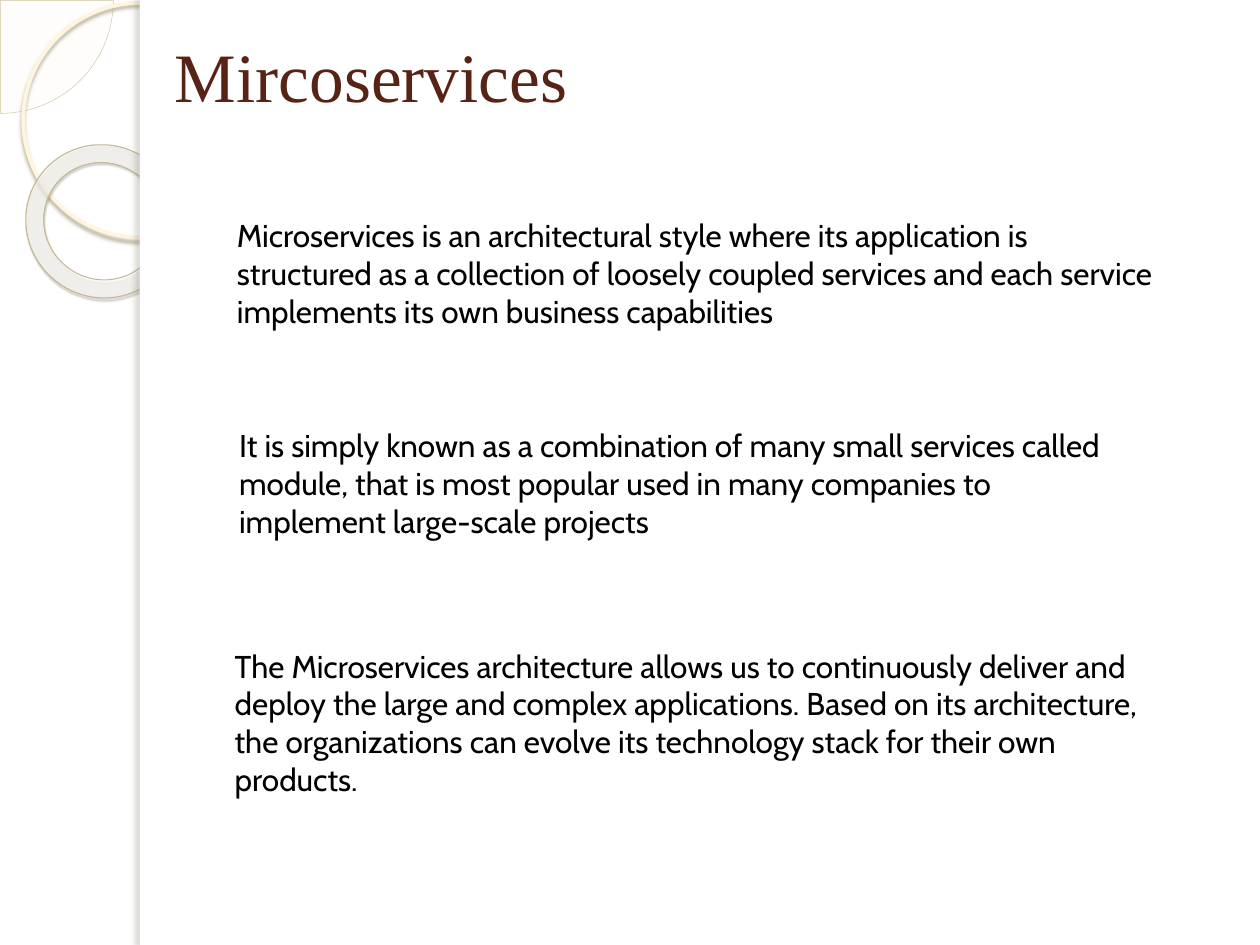
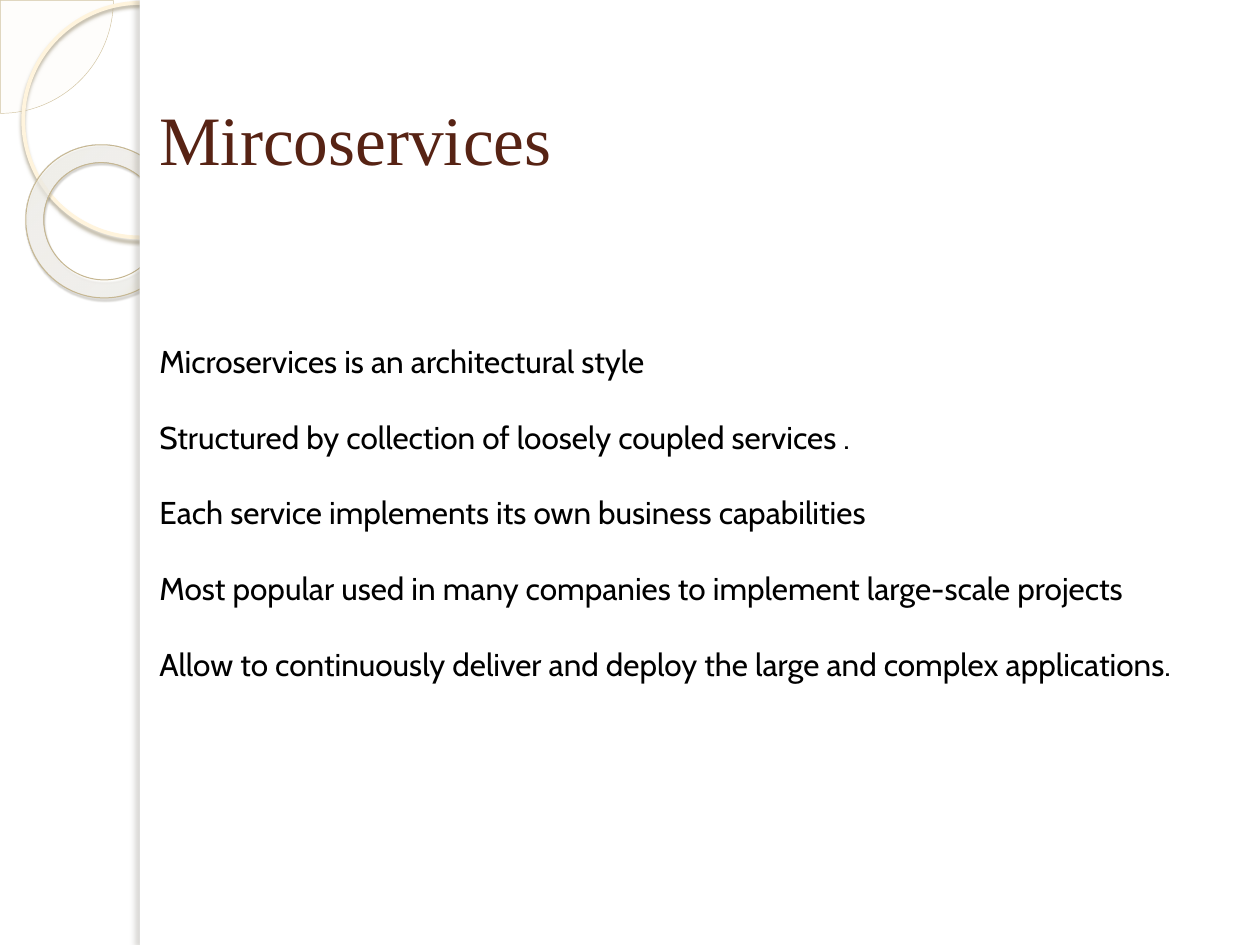
Before and after one commit to dohungcuongdev/thesis-documentation, a slide deck: slide 6 of Thesis-review.pptx (slide 4 before the commit). Drawn at 1260x945 pixels with LibreOffice and Linux fonts; fonts in the diff are those of the drawing; background and template pictures are left out. Boxes give left, top, right and bottom in pixels: in the first picture for what was removed or moved away, otherwise in the second. Text is boxed around its words. In the diff, an @@ line names an element or a change of style, - is before the commit and + after.

```diff
--- a/Thesis-review.pptx
+++ b/Thesis-review.pptx
@@ title "Mircoservices": place and size @@
-title "Mircoservices" at box(175, 56, 567, 103)
+title "Mircoservices" at box(159, 119, 551, 166)
@@ text removed at box(237, 223, 1152, 330) @@
-Microservices is an architectural style where its application is structured as a collection of loosely coupled services and each service implements its own business capabilities
@@ text at box(159, 349, 1171, 683): text changed @@
-It is simply known as a combination of many small services called module, that is most popular used in many companies to implement large-scale projects
+Microservices is an architectural style
+Structured by collection of loosely coupled services .
+Each service implements its own business capabilities
+Most popular used in many companies to implement large-scale projects
+Allow to continuously deliver and deploy the large and complex applications.
@@ text removed at box(235, 654, 1137, 798) @@
-The Microservices architecture allows us to continuously deliver and deploy the large and complex applications. Based on its architecture, the organizations can evolve its technology stack for their own products.
```
Also in this commit, not shown: 4 other slides changed, 4 slides added, 1 other file.
